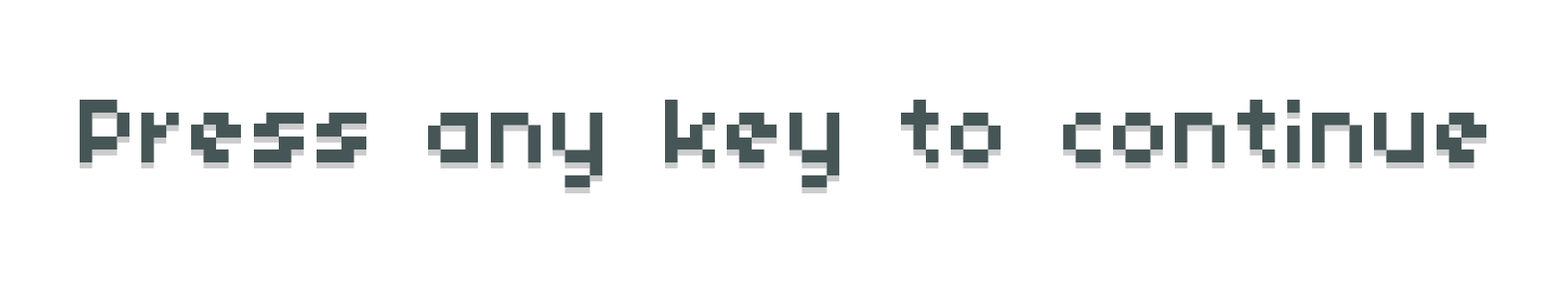
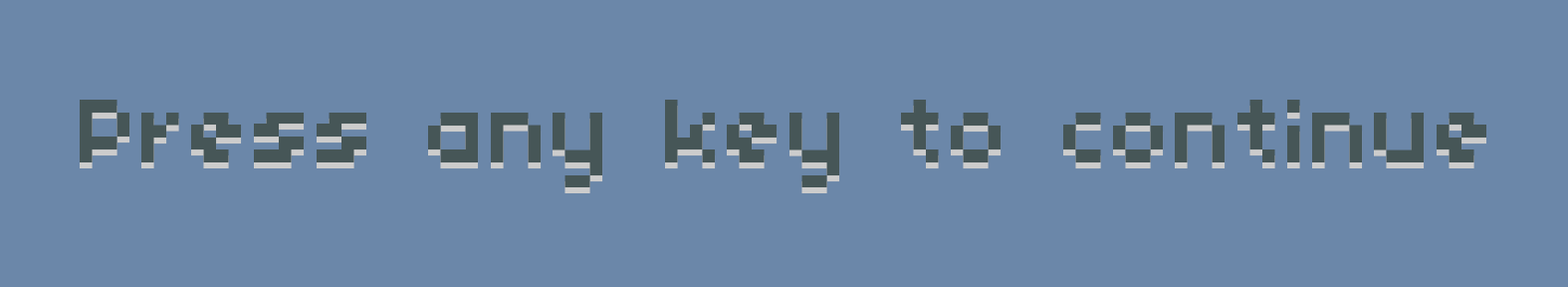
Layers edited between the first and the second 1568x287 image:
showed "Layer 2" over <box>0,0,1568,287</box>
